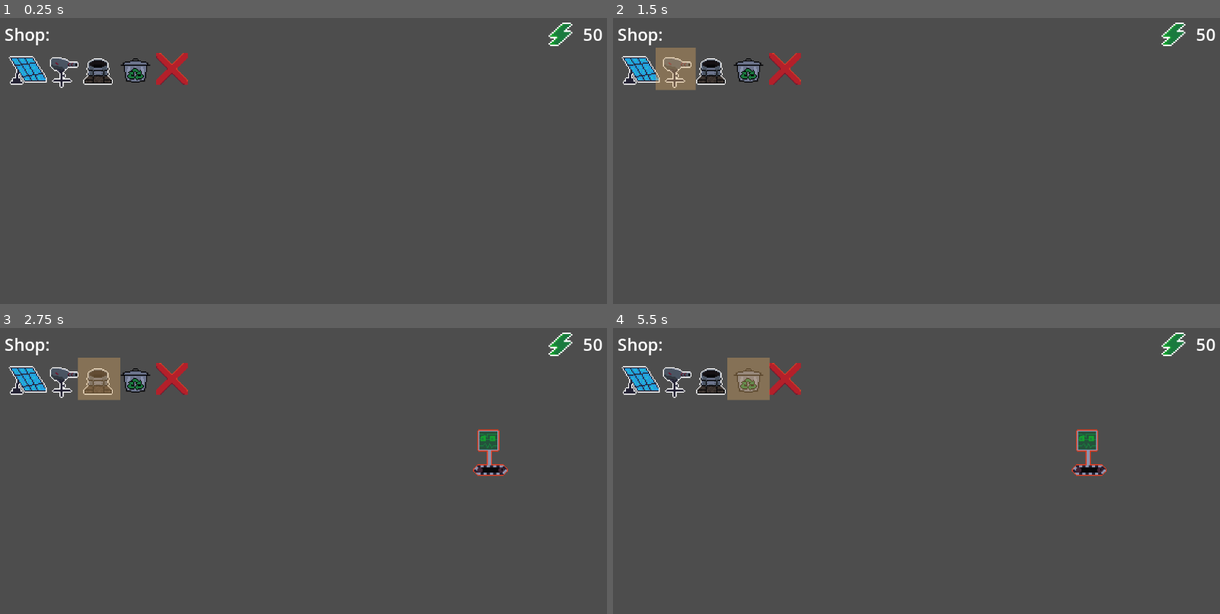
Above: before the commit, frames 1-4 (two rows, left to right).
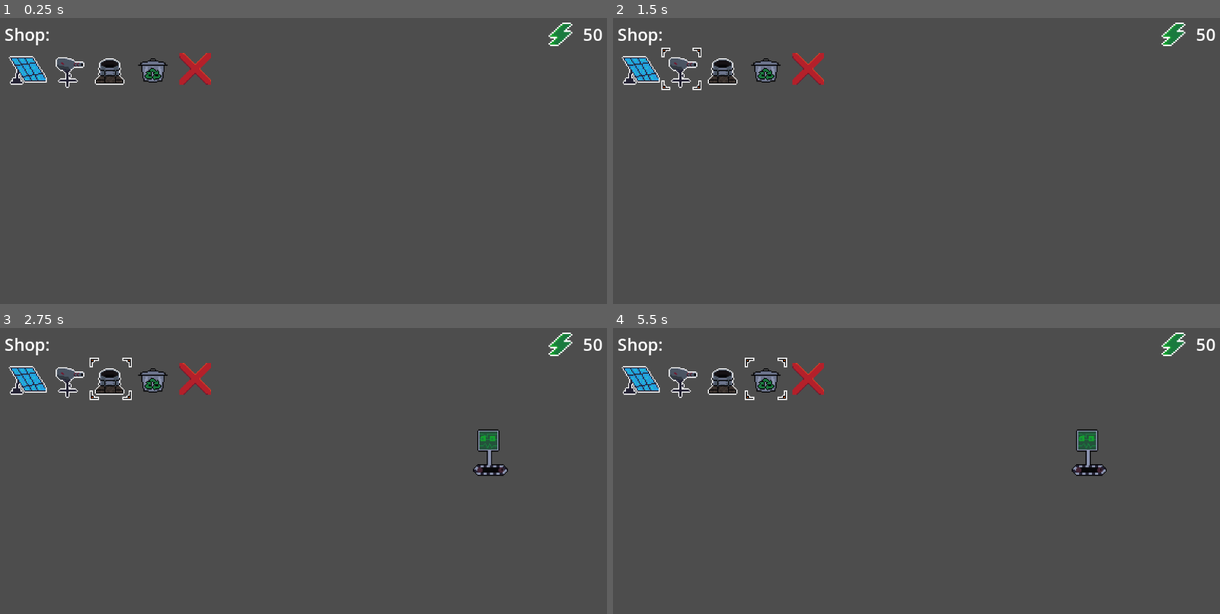
Above: after the commit, the same moments.

Repository: AuraDvin/MvR
Game: Godot game, scene res://levels/basic_level/basic_level.tscn
Same seed, same stepped clock (60 frames per second), same inputs: the game is played once before the commit and once after it. This scene is started directly instead of the project's main scene.
Inputs (mouse positions are in pixels of both pictures, inside the frame that each line leads up to; where the layout moved, square brackets give the same spot in the first picture):
- Up to frame 1 (0.25 s): no input
- Up to frame 2 (1.5 s): click (637, 69) at 0.5 s; click (679, 69) [673, 69] at 1.25 s
- Up to frame 3 (2.75 s): click (109, 379) [97, 379] at 2 s
- Up to frame 4 (5.5 s): click (764, 379) [746, 379] at 2.75 s; click (807, 379) [782, 379] at 3.5 s; tap Enter (ui_accept) at 4.25, 4.52, 5.27 s; move the mouse to (880, 542) at 4.27 s; hold Right (ui_right) 4.28-5.03 s; click (880, 542) at 4.42 s; move the mouse to (795, 513) at 5.02 s; hold Left (ui_left) from 5.03 s (still down)

The runs differ from the first frame. In frame 1, 1.6% of the frame differs, in the area x 8-35%, y 12-25%; in frame 2, 2.4%; in frame 3, 2.4%, in the area x 8-84%, y 10-52%; in frame 4, 2.4%.

Commit message:
updated enemy textures

Diff:
--- a/levels/menus/hud/hud.tscn
+++ b/levels/menus/hud/hud.tscn
@@ -8,6 +8,7 @@
 [ext_resource type="Texture2D" uid="uid://cou8mdpj3qrou" path="res://assets/textures/mortar.png" id="4_buv7h"]
 [ext_resource type="Texture2D" uid="uid://c646ojx7odwbg" path="res://assets/textures/trash_can.png" id="7_tqvyd"]
 [ext_resource type="Texture2D" uid="uid://dnhh1sc2lkpq6" path="res://assets/textures/cancel.png" id="8_62nfb"]
+[ext_resource type="Texture2D" uid="uid://c50jlcy26h5y" path="res://assets/textures/selector.png" id="9_62nfb"]
 
 [sub_resource type="AtlasTexture" id="AtlasTexture_y2vs7"]
 atlas = ExtResource("1_vtdkw")
@@ -72,7 +73,7 @@
 [node name="HBoxContainer" type="HBoxContainer" parent="MarginContainer/VBoxContainer"]
 layout_mode = 2
 size_flags_vertical = 3
-theme_override_constants/separation = 29
+theme_override_constants/separation = 40
 
 [node name="TextureButton" type="TextureButton" parent="MarginContainer/VBoxContainer/HBoxContainer"]
 layout_mode = 2
@@ -102,10 +103,10 @@
 size_flags_vertical = 0
 texture_normal = ExtResource("8_62nfb")
 
-[node name="Selector" type="ColorRect" parent="."]
+[node name="Selector" type="TextureRect" parent="."]
 visible = false
 layout_mode = 0
 offset_right = 40.0
 offset_bottom = 40.0
 mouse_filter = 2
-color = Color(0.8627013, 0.66399425, 0.3947354, 0.39215687)
+texture = ExtResource("9_62nfb")
Binary file changed: assets/textures/selector.png
Binary file changed: assets/textures/shielded-enemy-body.png
Binary file changed: assets/textures/simple-enemy-body.png
Binary file changed: assets/textures/tracks-sheet.png
Not shown: 1 places in levels/menus/hud/hud.tscn that only renumber resources
